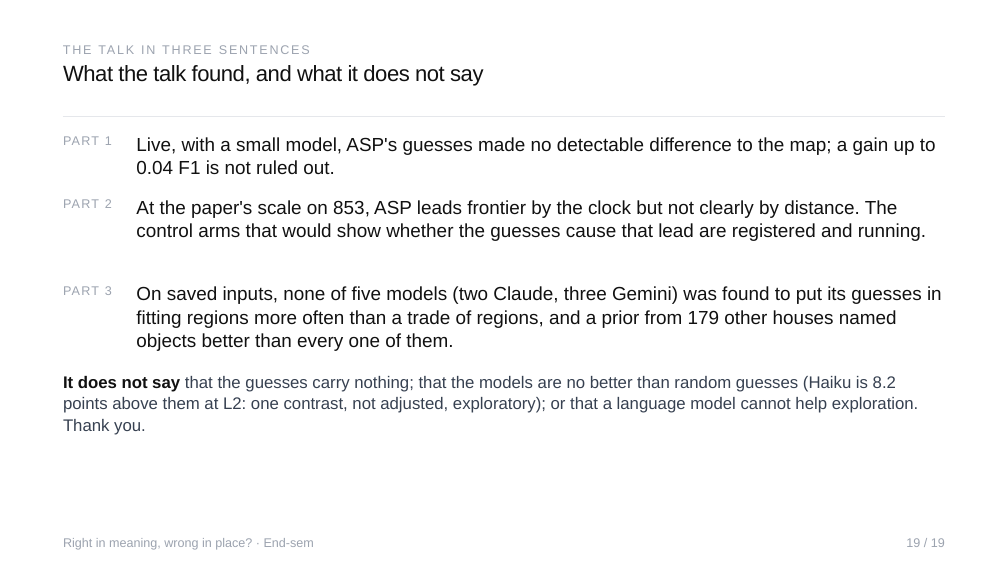
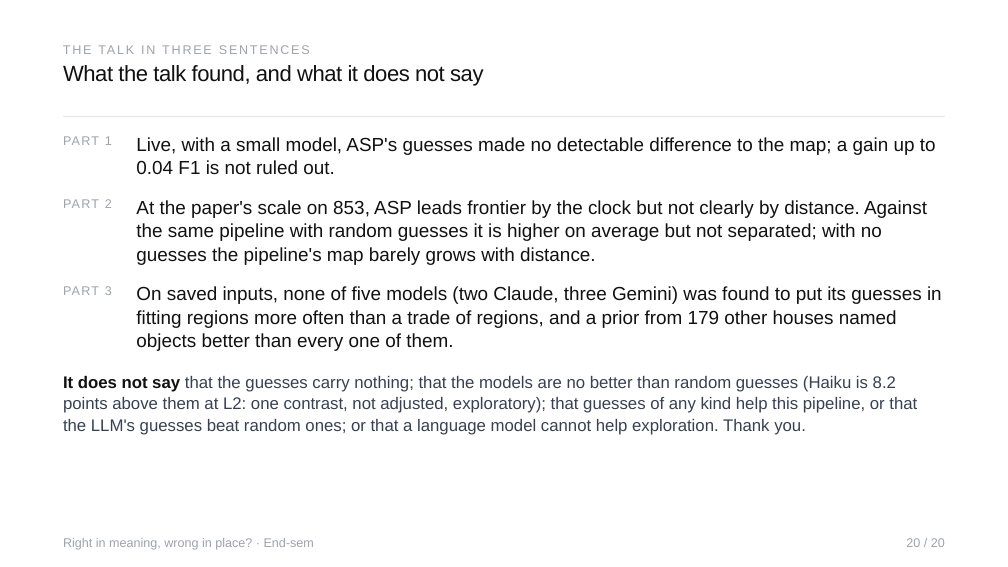
Before and after one commit to Sher110106/validity-aware-active-semantic-exploration, a slide deck: slide 20 of docs/endsem_2026-11/ASP_Endsem.pptx (slide 19 before the commit). Drawn at 1008x567 pixels with LibreOffice and Linux fonts; fonts in the diff are those of the drawing. Boxes give left, top, right and bottom in pixels: in the first picture for what was removed or moved away, otherwise in the second. Text is boxed around its words. In the diff, an @@ line names an element or a change of style, - is before the commit and + after.

```diff
--- a/docs/endsem_2026-11/ASP_Endsem.pptx
+++ b/docs/endsem_2026-11/ASP_Endsem.pptx
@@ text at <box>136,200,927,265</box>: text changed @@
-At the paper's scale on 853, ASP leads frontier by the clock but not clearly by distance. The control arms that would show whether the guesses cause that lead are registered and running.
+At the paper's scale on 853, ASP leads frontier by the clock but not clearly by distance. Against the same pipeline with random guesses it is higher on average but not separated; with no guesses the pipeline's map barely grows with distance.
@@ text at <box>63,376,917,435</box>: text changed @@
-It does not say that the guesses carry nothing; that the models are no better than random guesses (Haiku is 8.2 points above them at L2: one contrast, not adjusted, exploratory); or that a language model cannot help exploration. Thank you.
+It does not say that the guesses carry nothing; that the models are no better than random guesses (Haiku is 8.2 points above them at L2: one contrast, not adjusted, exploratory); that guesses of any kind help this pipeline, or that the LLM's guesses beat random ones; or that a language model cannot help exploration. Thank you.
@@ text at <box>906,538,945,547</box>: text changed @@
-19 / 19
+20 / 20
```
Also in this commit, not shown: 21 other slides changed, 2 slides added, 9 other files.
